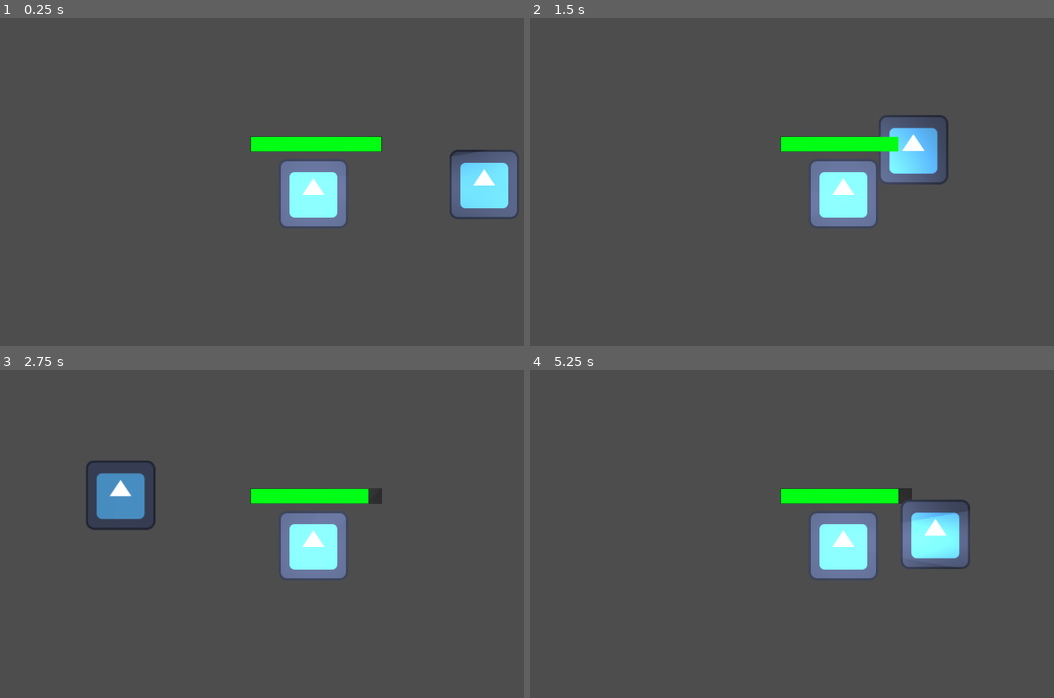
Above: before the commit, frames 1-4 (two rows, left to right).
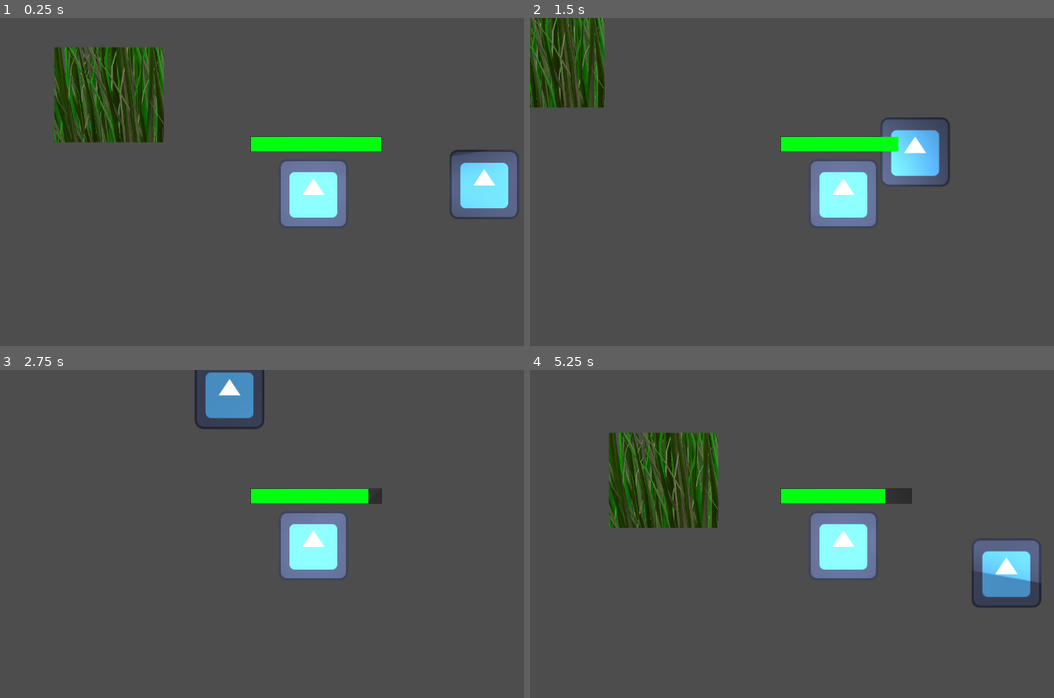
Above: after the commit, the same moments.

Repository: TDMXFFTF/RPG-GAME123
Game: Godot game, scene res://game.tscn
Two runs of this game, one before a commit and one after it. Both use one fixed random seed, a clock stepped at 60 frames per second and the inputs below. This scene is started directly instead of the project's main scene. The engine's default icon, where the game draws it, is replaced by a stand-in: a white triangle on a blue panel in a dark square.
Inputs (mouse positions are in pixels of both pictures, inside the frame that each line leads up to):
- Up to frame 1 (0.25 s): no input
- Up to frame 2 (1.5 s): tap Enter at 0.5 s; move the mouse to (980, 175) at 0.52 s; hold D (right) 0.53-1.28 s; tap Q (potion_use, bound only after the commit) at 0.6, 1.35 s; move the mouse to (718, 211) at 1.27 s; hold S (down) from 1.28 s (still down)
- Up to frame 3 (2.75 s): move the mouse to (377, 468) at 2.02 s; release S (down) at 2.03 s; hold D (right) from 2.03 s (still down); tap Q (potion_use, bound only after the commit) at 2.1 s
- Up to frame 4 (5.25 s): move the mouse to (812, 616) at 2.77 s; release D (right) at 2.78 s; hold W (up) 2.78-3.53 s; tap Q (potion_use, bound only after the commit) every 0.75 s from 2.85 to 5.1 s; move the mouse to (1033, 599) at 3.52 s; hold A (left) 3.53-5.03 s; move the mouse to (655, 494) at 4.27 s; move the mouse to (875, 547) at 5.02 s; hold S (down) from 5.03 s (still down)

The runs differ from the first frame. In frame 1, 5.7% of the frame differs, in the area x 10-32%, y 8-38%; in frame 2, 4.4%; in frame 3, 3.2%; in frame 4, 10%, in the area x 14-98%, y 19-73%.

Commit message:
ITS WORKS AFTER 2 YEARS RAHHHHHHHHHHHHHHHHHHHHHHH

Diff:
--- /dev/null
+++ b/new-game-project/PotionManager.gd
@@ -0,0 +1,4 @@
+extends Node
+
+
+var potions = 0
--- /dev/null
+++ b/new-game-project/PotionManager.tscn
@@ -0,0 +1,9 @@
+[gd_scene load_steps=3 format=3 uid="uid://doe8voplkxsu3"]
+
+[ext_resource type="Script" path="res://PotionManager.gd" id="1_il8r3"]
+[ext_resource type="PackedScene" uid="uid://iqpmu1gw1h1t" path="res://potion_ui.tscn" id="2_ut31a"]
+
+[node name="PotionManager" type="Node"]
+script = ExtResource("1_il8r3")
+
+[node name="PotionUI" parent="." instance=ExtResource("2_ut31a")]
--- a/new-game-project/game.tscn
+++ b/new-game-project/game.tscn
@@ -1,12 +1,17 @@
-[gd_scene load_steps=3 format=3 uid="uid://c5p0o25nxbj2p"]
+[gd_scene load_steps=4 format=3 uid="uid://c5p0o25nxbj2p"]
 
 [ext_resource type="PackedScene" uid="uid://bjjy23482ltfb" path="res://player.tscn" id="1_oj6ds"]
 [ext_resource type="PackedScene" uid="uid://s1qekke3u7nt" path="res://mob.tscn" id="2_pnsiy"]
+[ext_resource type="PackedScene" uid="uid://bqm7p8re45r14" path="res://p_otion_testing_2.tscn" id="3_8ykpx"]
 
 [node name="Game" type="Node2D"]
 
-[node name="Player" parent="." instance=ExtResource("1_oj6ds")]
+[node name="Player" parent="." groups=["Player"] instance=ExtResource("1_oj6ds")]
 position = Vector2(545, 343)
 
 [node name="Mob" parent="." instance=ExtResource("2_pnsiy")]
 position = Vector2(859, 326)
+
+[node name="POtion_testing 2" parent="." instance=ExtResource("3_8ykpx")]
+position = Vector2(169.75, 160.5)
+scale = Vector2(0.372458, 0.352823)
--- a/new-game-project/mob.gd
+++ b/new-game-project/mob.gd
@@ -1,7 +1,7 @@
 class_name Mob extends CharacterBody2D
 
 
-@export var SPEED := 600.0
+@export var SPEED := 100.0
 @export var acceleration := 450.0
 @export var drag_factor := 1.5
 var _player: Player = null
--- /dev/null
+++ b/new-game-project/p_otion_testing_2.gd
@@ -0,0 +1,10 @@
+extends AnimatedSprite2D
+
+
+
+
+func _on_area_2d_body_entered(body: Node2D) -> void:
+	if body.is_in_group("Player"):
+		IdontKnowingly.potions += 1
+		queue_free()
+#i have no idea why its "IdontKnowingly"
--- /dev/null
+++ b/new-game-project/p_otion_testing_2.tscn
@@ -0,0 +1,34 @@
+[gd_scene load_steps=6 format=3 uid="uid://bqm7p8re45r14"]
+
+[ext_resource type="Texture2D" uid="uid://byoaoxa7045hd" path="res://Artwork/GRASS AGAIN.png" id="1_2g6rc"]
+[ext_resource type="Script" path="res://p_otion_testing_2.gd" id="2_m72kp"]
+
+[sub_resource type="AtlasTexture" id="AtlasTexture_g2w8h"]
+atlas = ExtResource("1_2g6rc")
+region = Rect2(541, 992, 541, 496)
+
+[sub_resource type="SpriteFrames" id="SpriteFrames_a670h"]
+animations = [{
+"frames": [{
+"duration": 1.0,
+"texture": SubResource("AtlasTexture_g2w8h")
+}],
+"loop": true,
+"name": &"default",
+"speed": 5.0
+}]
+
+[sub_resource type="CircleShape2D" id="CircleShape2D_s0etu"]
+radius = 280.708
+
+[node name="Potion_testing 2" type="AnimatedSprite2D"]
+sprite_frames = SubResource("SpriteFrames_a670h")
+frame_progress = 0.806514
+script = ExtResource("2_m72kp")
+
+[node name="Area2D" type="Area2D" parent="."]
+
+[node name="CollisionShape2D" type="CollisionShape2D" parent="Area2D"]
+shape = SubResource("CircleShape2D_s0etu")
+
+[connection signal="body_entered" from="Area2D" to="." method="_on_area_2d_body_entered"]
--- a/new-game-project/player.gd
+++ b/new-game-project/player.gd
@@ -12,6 +12,8 @@
 	_health_bar.value = health
 	_health_bar.init_health(health)
 
+
+
 func _physics_process(delta: float) -> void:
 	var move_direction := Input.get_vector("left", "right", "up", "down")
 	var desired_velocity := speed * move_direction
@@ -19,6 +21,12 @@
 	velocity += steering * drag_factor * delta
 	var direction_discrete := move_direction.sign()
 	move_and_slide()
+	if Input.is_action_just_pressed("potion_use"):
+		if IdontKnowingly.potions > 0:
+			health += 2.5
+			IdontKnowingly.potions -= 1
+	print(IdontKnowingly.potions)
+
 
 func set_health(new_health: int) -> void:
 	var previous_health := health
--- /dev/null
+++ b/new-game-project/potion_ui.tscn
@@ -0,0 +1,17 @@
+[gd_scene format=3 uid="uid://iqpmu1gw1h1t"]
+
+[node name="PotionUI" type="CanvasLayer"]
+layer = 2
+
+[node name="Value" type="Label" parent="."]
+anchors_preset = -1
+anchor_left = 0.935
+anchor_top = 0.034
+anchor_right = 0.97
+anchor_bottom = 0.099
+offset_left = -0.120117
+offset_top = -0.0320015
+offset_right = -0.440063
+offset_bottom = -0.152008
+theme_override_font_sizes/font_size = 30
+text = "0"
--- a/new-game-project/project.godot
+++ b/new-game-project/project.godot
@@ -14,6 +14,19 @@
 run/main_scene="res://main_menu.tscn"
 config/features=PackedStringArray("4.3", "GL Compatibility")
 config/icon="res://icon.svg"
+
+[autoload]
+
+IdontKnowingly="*res://PotionManager.gd"
+DialogueManager="*res://addons/dialogue_manager/dialogue_manager.gd"
+
+[editor_plugins]
+
+enabled=PackedStringArray()
+
+[global_group]
+
+Player=""
 
 [input]
 
@@ -37,6 +50,19 @@
 "events": [Object(InputEventKey,"resource_local_to_scene":false,"resource_name":"","device":-1,"window_id":0,"alt_press …(192 unchanged characters)…
 ]
 }
+potion_use={
+"deadzone": 0.5,
+"events": [Object(InputEventKey,"resource_local_to_scene":false,"resource_name":"","device":-1,"window_id":0,"alt_pressed":false,"shift_pressed":false,"ctrl_pressed":false,"meta_pressed":false,"pressed":false,"keycode":0,"physical_keycode":81,"key_label":0,"unicode":113,"location":0,"echo":false,"script":null)
+]
+}
+
+[internationalization]
+
+locale/translations_pot_files=PackedStringArray("res://main.dialogue")
+
+[layer_names]
+
+2d_physics/layer_5="Actionable"
 
 [rendering]
 
Not shown, changed: new-game-project/icon.svg.import
Not shown: 1 places in new-game-project/main_menu.tscn that only renumber resources
Not shown: 1 places in new-game-project/mob.tscn that only renumber resources
Not shown: 1 places in new-game-project/player.tscn that only renumber resources
Not shown, changed: .DS_Store
Not shown, changed: Artwork/.DS_Store
